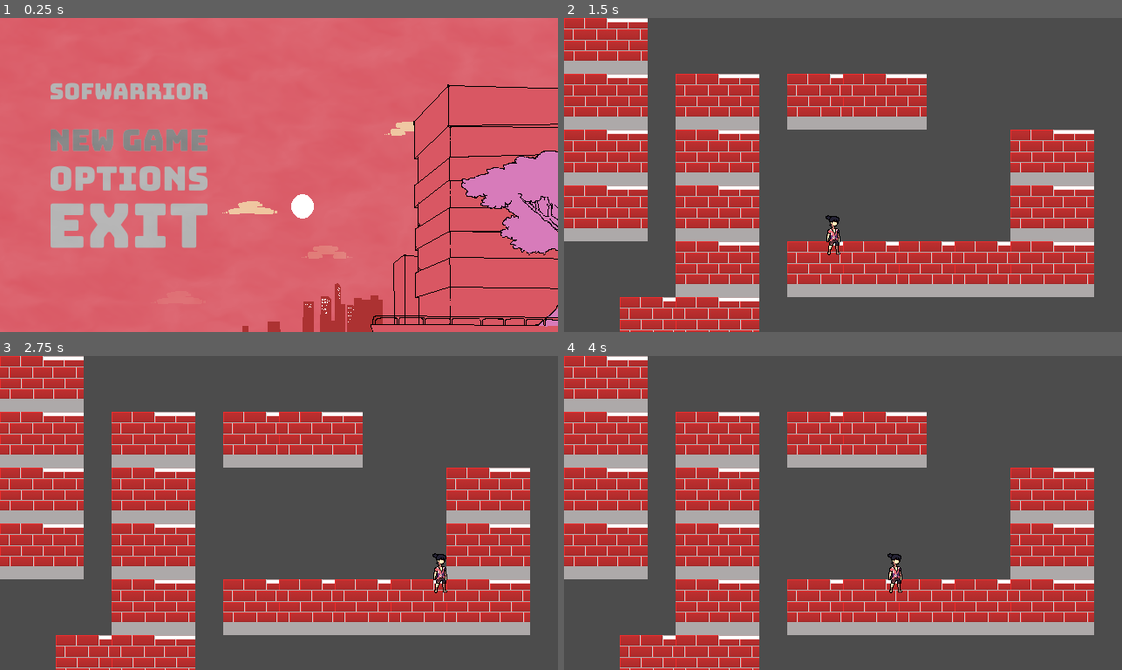
Above: before the commit, frames 1-4 (two rows, left to right).
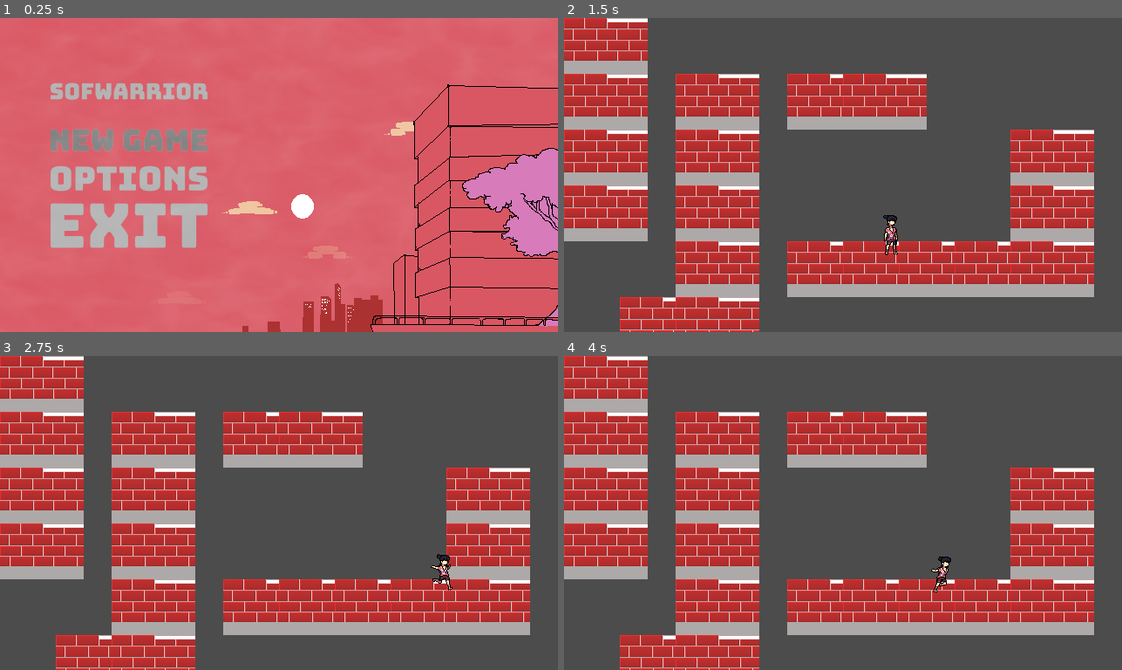
Above: after the commit, the same moments.

Repository: marcelo-lemos/Softwarrior
Game: Godot game, scene res://Nodes/UI/TitleScreen.tscn
Two runs of this game, one before a commit and one after it. Both use one fixed random seed, a clock stepped at 60 frames per second and the inputs below. The engine's default icon, where the game draws it, is replaced by a stand-in: a white triangle on a blue panel in a dark square.
Inputs (mouse positions are in pixels of both pictures, inside the frame that each line leads up to):
- Up to frame 1 (0.25 s): no input
- Up to frame 2 (1.5 s): click (692, 140) at 0.5 s; tap Enter (ui_accept) at 1.25 s; hold Right (ui_right) from 1.28 s (still down); hold C (dash, bound only after the commit) from 1.28 s (still down)
- Up to frame 3 (2.75 s): keep holding Right (ui_right); tap Z (jump, bound only after the commit) at 1.52, 1.55, 1.82, 2.1, 2.27, 2.57 s; release C (dash, bound only after the commit) at 2.03 s; tap C (dash, bound only after the commit) at 2.3 s
- Up to frame 4 (4 s): release Right (ui_right) at 2.78 s; hold Left (ui_left) 2.78-3.53 s; hold C (dash, bound only after the commit) 2.78-3.53 s; tap Z (jump, bound only after the commit) at 3.05, 3.77 s; hold Right (ui_right) from 3.53 s (still down); tap C (dash, bound only after the commit) at 3.6 s

The runs differ from the first frame. In frame 1, 0.5% of the frame differs, in the area x 82-100%, y 41-77%; in frame 2, 0.4%; in frame 3, 0.3%; in frame 4, 0.4%.

Commit message:
fixing movement and dash bug; implmenting animations

Diff:
--- a/game/Nodes/Characters/Player/MidAir.gd
+++ b/game/Nodes/Characters/Player/MidAir.gd
@@ -29,6 +29,11 @@
 	elif check_wall_right() and get_input_direction()[0] > 0:
 		emit_signal("finished", "on_wall")
 
+	if player.velocity.y > 0:
+		sprite.play("JumpUp")
+	else:
+		sprite.play("JumpDown")
+
 	var input_direction = get_input_direction()
 	if input_direction:
 		player.velocity.x += input_direction[0] * AIR_ACCELERATION
--- a/game/Nodes/Characters/Player/Motion.gd
+++ b/game/Nodes/Characters/Player/Motion.gd
@@ -3,6 +3,7 @@
 func handle_input(event):
 	if event.is_action_pressed("dash") and player.has_dash:
 		emit_signal("finished", "dash")
+	check_sprite_dir(event)
 	.handle_input(event)
 
 func get_input_direction():
@@ -13,8 +14,8 @@
 	return input_direction
 
 func update(delta):
+	player.velocity.y += GRAVITY
 	check_direction()
-	check_sprite_dir()
 
 func check_direction():
 	if player.velocity.x > 0:
@@ -22,10 +23,12 @@
 	elif player.velocity.x < 0:
 		player.going_right = false
 
-func check_sprite_dir():
-	if player.velocity.x > 0:
+func check_sprite_dir(event):
+	var input_direction = get_input_direction()[0]
+
+	if input_direction > 0:
 		sprite.flip_h = false
-	elif player.velocity.x < 0:
+	elif input_direction < 0:
 		sprite.flip_h = true
 
 func check_wall():
--- a/game/Nodes/Characters/Player/Move.gd
+++ b/game/Nodes/Characters/Player/Move.gd
@@ -9,6 +9,7 @@
 
 func enter():
 	print("Entering MOVE")
+	sprite.play("Run")
 	.enter()
 
 func exit():
@@ -24,6 +25,11 @@
 	player.has_dash = true
 	player.has_double_jump = true
 
+	if player.velocity.x == 0:
+		sprite.play("Idle")
+	else:
+		sprite.play("Run")
+
 	var input_direction = get_input_direction()
 	if input_direction:
 		player.velocity.x += get_input_direction()[0] * MOVE_ACCELERATION
@@ -37,6 +43,7 @@
 
 func apply_ground_slowdown():
 	if player.velocity.x > 0:
-		player.velocity.x -= GROUND_SLOWDOWN
+		player.velocity.x = player.velocity.x - GROUND_SLOWDOWN if player.velocity.x > GROUND_SLOWDOWN else 0.0
+
 	elif player.velocity.x < 0:
-		player.velocity.x += GROUND_SLOWDOWN
+		player.velocity.x = player.velocity.x + GROUND_SLOWDOWN if player.velocity.x < GROUND_SLOWDOWN else 0.0
--- a/game/Nodes/Characters/Player/Player.tscn
+++ b/game/Nodes/Characters/Player/Player.tscn
@@ -13,13 +13,13 @@
 [ext_resource path="res://Assets/Sprites/MC/PlayerRun9.png" type="Texture" id=11]
 [ext_resource path="res://Assets/Sprites/MC/PlayerRun10.png" type="Texture" id=12]
 [ext_resource path="res://Assets/Sprites/MC/PlayerRun11.png" type="Texture" id=13]
-[ext_resource path="res://Assets/Sprites/MC/PlayerIdle1.png" type="Texture" id=14]
-[ext_resource path="res://Assets/Sprites/MC/PlayerIdle2.png" type="Texture" id=15]
-[ext_resource path="res://Assets/Sprites/MC/PlayerIdle3.png" type="Texture" id=16]
-[ext_resource path="res://Assets/Sprites/MC/PlayerIdle4.png" type="Texture" id=17]
-[ext_resource path="res://Assets/Sprites/MC/PlayerIdle5.png" type="Texture" id=18]
-[ext_resource path="res://Assets/Sprites/MC/PlayerIdle6.png" type="Texture" id=19]
-[ext_resource path="res://Assets/Sprites/MC/playerJumpUp.png" type="Texture" id=20]
+[ext_resource path="res://Assets/Sprites/MC/playerJumpUp.png" type="Texture" id=14]
+[ext_resource path="res://Assets/Sprites/MC/PlayerIdle1.png" type="Texture" id=15]
+[ext_resource path="res://Assets/Sprites/MC/PlayerIdle2.png" type="Texture" id=16]
+[ext_resource path="res://Assets/Sprites/MC/PlayerIdle3.png" type="Texture" id=17]
+[ext_resource path="res://Assets/Sprites/MC/PlayerIdle4.png" type="Texture" id=18]
+[ext_resource path="res://Assets/Sprites/MC/PlayerIdle5.png" type="Texture" id=19]
+[ext_resource path="res://Assets/Sprites/MC/PlayerIdle6.png" type="Texture" id=20]
 [ext_resource path="res://Assets/Sprites/MC/playerJumpDown.png" type="Texture" id=21]
 [ext_resource path="res://Nodes/Characters/Player/PlayerStateMachine.gd" type="Script" id=22]
 [ext_resource path="res://Nodes/Characters/Player/Move.gd" type="Script" id=23]
@@ -34,15 +34,15 @@
 "name": "Run",
 "speed": 19.0
 }, {
-"frames": [ ExtResource( 14 ), ExtResource( 15 ), ExtResource( 16 ), ExtResource( 17 ), ExtResource( 18 ), ExtResource( 19 ) ],
+"frames": [ ExtResource( 14 ) ],
+"loop": true,
+"name": "JumpUp",
+"speed": 5.0
+}, {
+"frames": [ ExtResource( 15 ), ExtResource( 16 ), ExtResource( 17 ), ExtResource( 18 ), ExtResource( 19 ), ExtResource( 20 ) ],
 "loop": true,
 "name": "Idle",
 "speed": 10.0
-}, {
-"frames": [ ExtResource( 20 ) ],
-"loop": true,
-"name": "JumpUp",
-"speed": 5.0
 }, {
 "frames": [ ExtResource( 21 ) ],
 "loop": true,
@@ -111,5 +111,4 @@
 [node name="OnWall" type="Node" parent="GenericCharacter/StateMachine"]
 script = ExtResource( 26 )
 
-
 [editable path="GenericCharacter"]
--- a/game/Nodes/Characters/Player/PlayerBaseState.gd
+++ b/game/Nodes/Characters/Player/PlayerBaseState.gd
@@ -7,7 +7,6 @@
 onready var body = get_node("../..")
 onready var sprite = body.get_node("Sprite")
 onready var wallDetection = body.get_node("WallDetection")
-
 
 func enter():
 	pass
--- a/game/Nodes/Characters/Player/PlayerController.gd
+++ b/game/Nodes/Characters/Player/PlayerController.gd
@@ -15,5 +15,4 @@
 var has_double_jump = true
 
 func _process(delta):
-	velocity.y += GRAVITY
 	velocity = body.move_and_slide(velocity, NORMAL)
--- a/game/Nodes/UI/TitleScreen.tscn
+++ b/game/Nodes/UI/TitleScreen.tscn
@@ -98,7 +98,6 @@
 [node name="Arvore" type="AnimatedSprite" parent="."]
 z_index = 3
 frames = SubResource( 1 )
-frame = 3
 playing = true
 centered = false
 
@@ -200,6 +199,5 @@
 [node name="AudioStreamPlayer" type="AudioStreamPlayer" parent="."]
 stream = ExtResource( 25 )
 autoplay = true
-
 [connection signal="pressed" from="MarginContainer/VBoxContainer/VBoxContainer/TextureButton" to="." method="_on_TextureButton_pressed"]
 [connection signal="pressed" from="MarginContainer/VBoxContainer/VBoxContainer/TextureButton3" to="." method="_on_TextureButton3_pressed"]
--- a/game/project.godot
+++ b/game/project.godot
@@ -73,6 +73,16 @@
 "events": [ Object(InputEventKey,"resource_local_to_scene":false,"resource_name":"","device":0,"alt":false,"shift":false,"control":false,"meta":false,"command":false,"pressed":false,"scancode":80,"unicode":0,"echo":false,"script":null)
  ]
 }
+jump={
+"deadzone": 0.5,
+"events": [ Object(InputEventKey,"resource_local_to_scene":false,"resource_name":"","device":0,"alt":false,"shift":false,"control":false,"meta":false,"command":false,"pressed":false,"scancode":90,"unicode":0,"echo":false,"script":null)
+ ]
+}
+dash={
+"deadzone": 0.5,
+"events": [ Object(InputEventKey,"resource_local_to_scene":false,"resource_name":"","device":0,"alt":false,"shift":false,"control":false,"meta":false,"command":false,"pressed":false,"scancode":67,"unicode":0,"echo":false,"script":null)
+ ]
+}
 
 [rendering]
 
